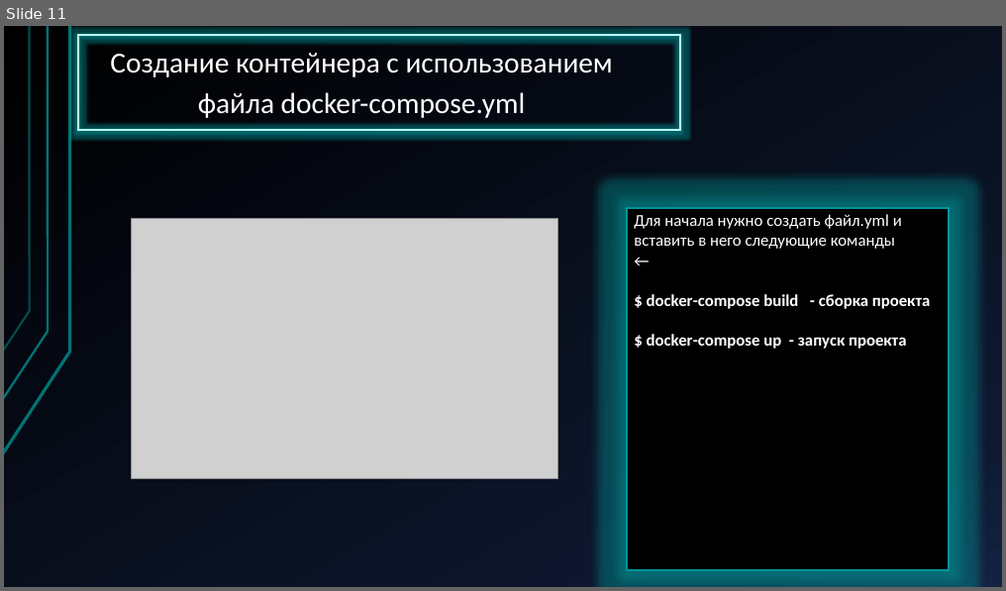
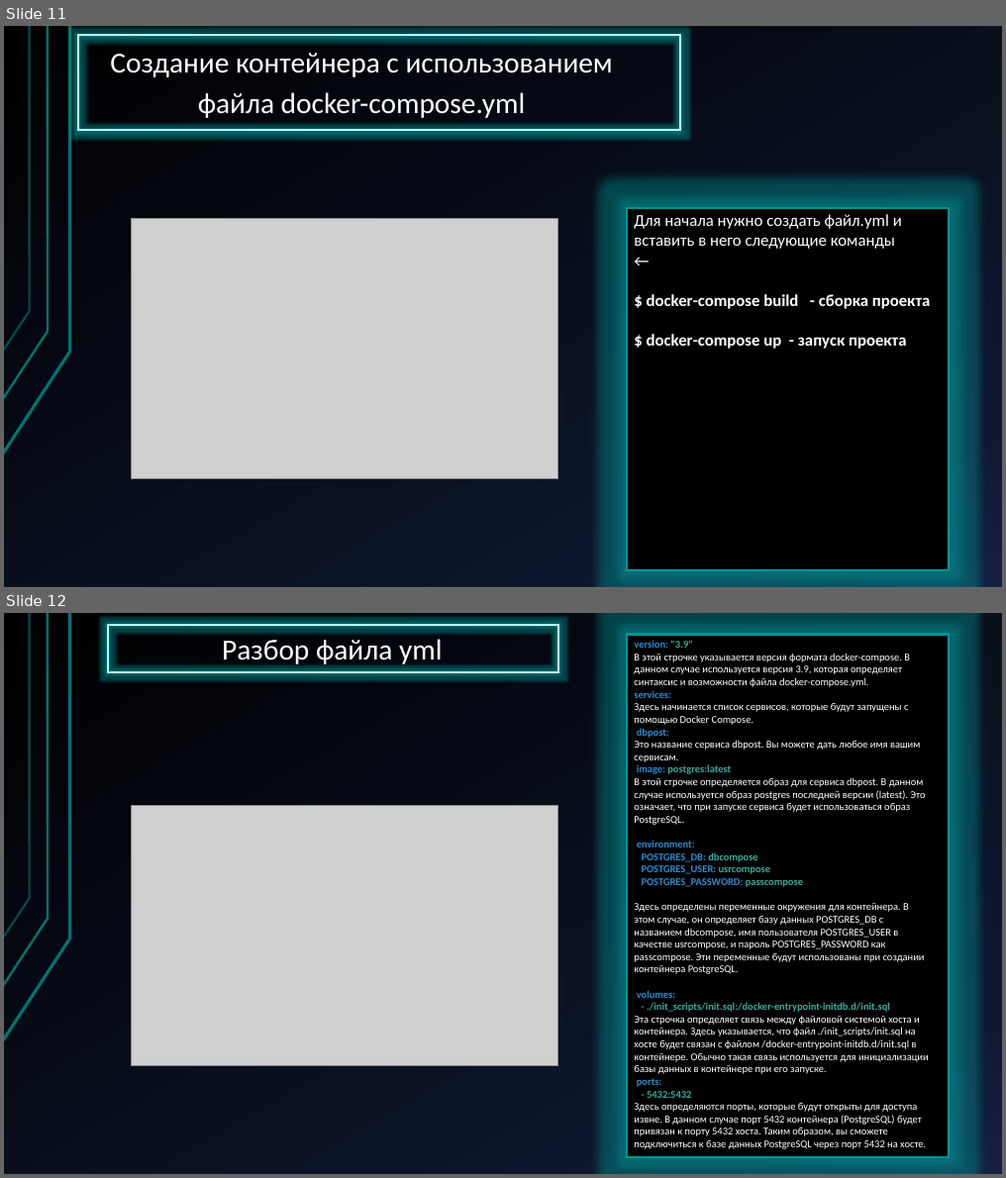
Before and after one commit to Mikegix/Laba6, a slide deck: Отчетные материалы/Выполнение лабораторной 6.pptx. Shown one above the other, each under a label of ours: slide 11 before the commit, slides 11 and 12 after it. The pictures are 1006x591 and 1006x1178 pixels, drawn with LibreOffice and Linux fonts; fonts in the diff are those of the drawing; grey boxes stand for pictures. Boxes give left, top, right and bottom in pixels: in the first picture for what was removed or moved away, otherwise in the second. Text is boxed around its words. In the diff, an @@ line names an element or a change of style, - is before the commit and + after.

Commit message:
Add files via upload
Был добавлен измененный файл презентации с подробностями об docker compose

```diff
--- a/Отчетные материалы/Выполнение лабораторной 6.pptx
+++ b/Отчетные материалы/Выполнение лабораторной 6.pptx
@@ slide 12 added at box(4, 613, 1002, 1174), background gradient #000000 to #0F1931 to #142242; not listed: 3 template elements that a slide beside it also shows @@
@@ rectangle added at box(108, 625, 558, 672), outline #B8FFFF 2 pt @@
@@ title added at box(222, 639, 443, 667), 28 pt, text #FFFFFF @@
+Разбор файла yml
@@ rectangle added at box(627, 635, 948, 1158), fill #000000, outline #009595 2 pt @@
@@ text added at box(634, 640, 929, 1150), 10 pt, text #FFFFFF @@
+version: "3.9"
+В этой строчке указывается версия формата docker-compose. В данном случае используется версия 3.9, которая определяет синтаксис и возможности файла docker-compose.yml.
+services:
+Здесь начинается список сервисов, которые будут запущены с помощью Docker Compose.
+dbpost:
+Это название сервиса dbpost. Вы можете дать любое имя вашим сервисам.
+image: postgres:latest
+В этой строчке определяется образ для сервиса dbpost. В данном случае используется образ postgres последней версии (latest). Это означает, что при запуске сервиса будет использоваться образ PostgreSQL.
+environment:
+POSTGRES_DB: dbcompose
+POSTGRES_USER: usrcompose
+POSTGRES_PASSWORD: passcompose
+Здесь определены переменные окружения для контейнера. В этом случае, он определяет базу данных POSTGRES_DB с названием dbcompose, имя пользователя POSTGRES_USER в качестве usrcompose, и пароль POSTGRES_PASSWORD как passcompose. Эти переменные будут использованы при создании контейнера PostgreSQL.
+volumes:
+- ./init_scripts/init.sql:/docker-entrypoint-initdb.d/init.sql
+Эта строчка определяет связь между файловой системой хоста и контейнера. Здесь указывается, что файл ./init_scripts/init.sql на хосте будет связан с файлом /docker-entrypoint-initdb.d/init.sql в контейнере. Обычно такая связь используется для инициализации базы данных в контейнере при его запуске.
+ports:
+- 5432:5432
+Здесь определяются порты, которые будут открыты для доступа извне. В данном случае порт 5432 контейнера (PostgreSQL) будет привязан к порту 5432 хоста. Таким образом, вы сможете подключиться к базе данных PostgreSQL через порт 5432 на хосте.
@@ picture added at box(132, 805, 558, 1066) @@
```
Also in this commit, not shown: 1 slide changed, 2 other slides added.
